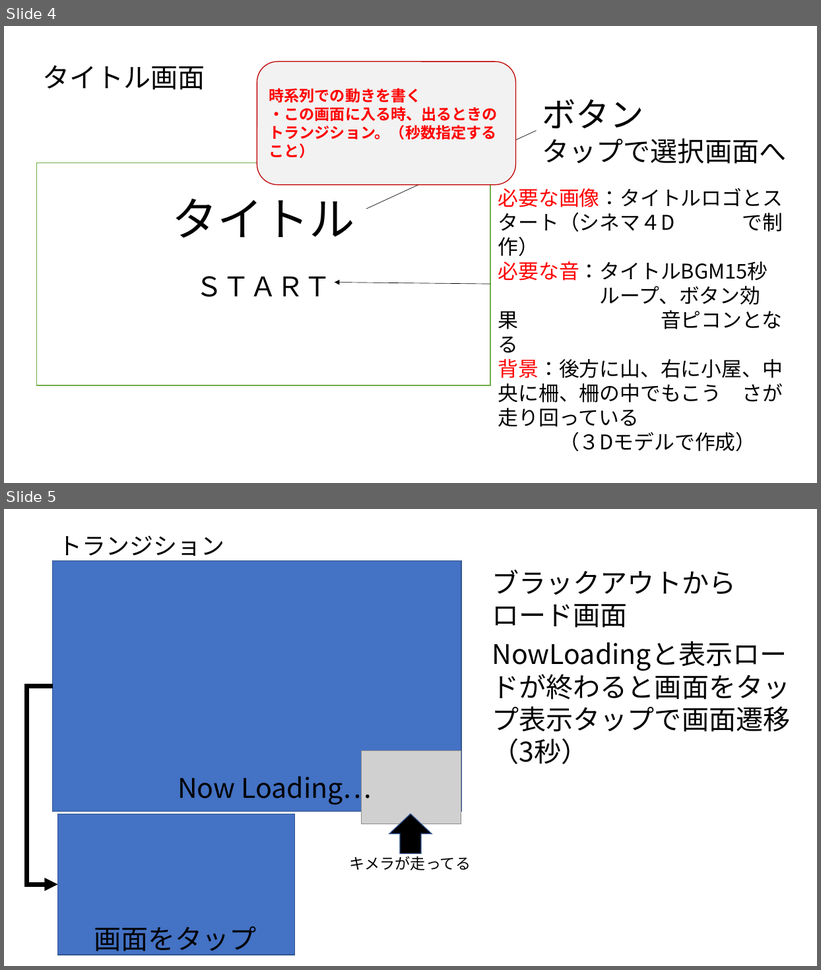
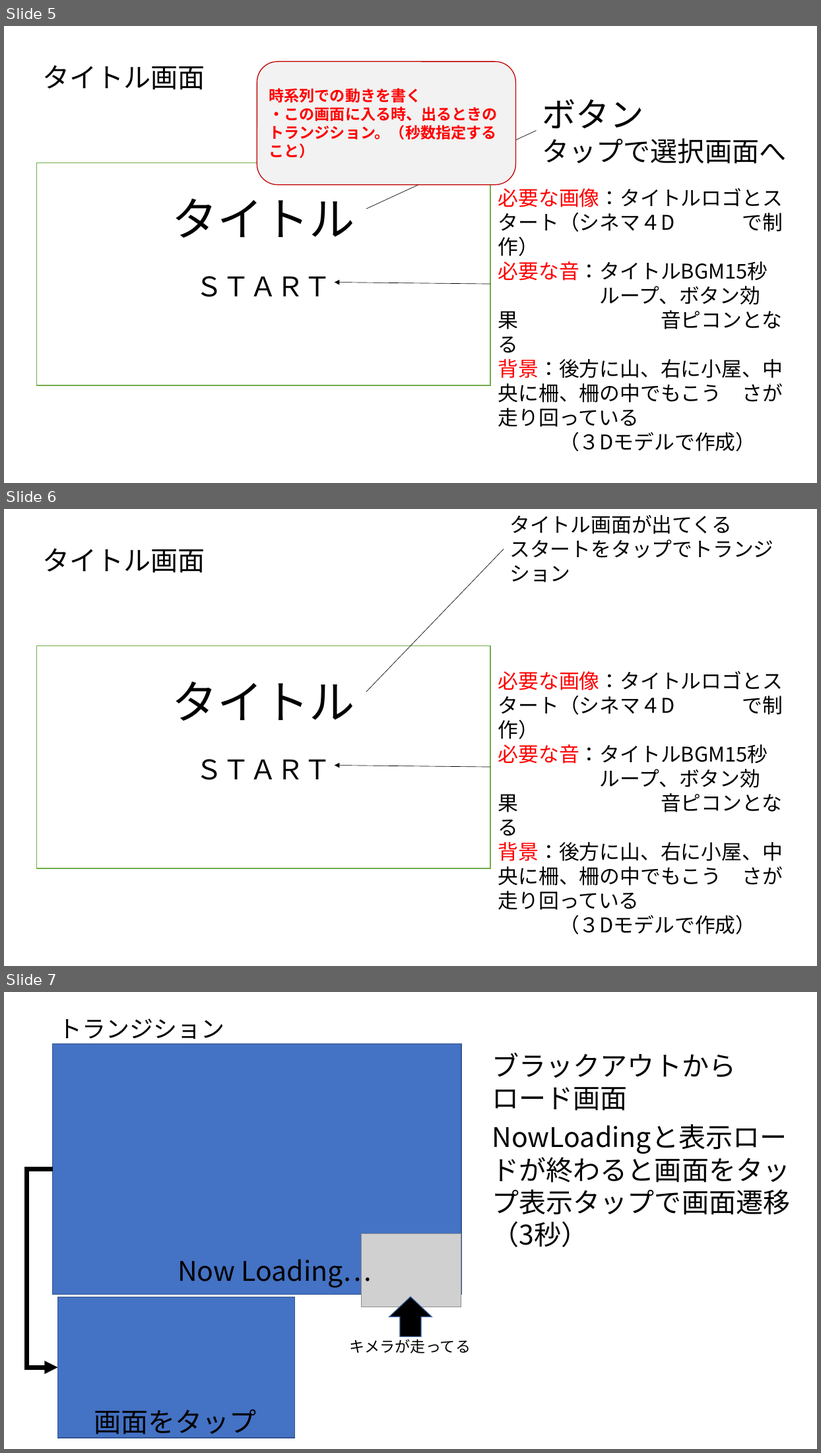
Before and after one commit to She-muC/See-of-Chimera-Predat-Ranch, a slide deck: Docxs/確定仕様書1.pptx. Shown one above the other, each under a label of ours: slides 4 and 5 before the commit, slides 5, 6 and 7 after it. The pictures are 821x970 and 821x1453 pixels, drawn with LibreOffice and Linux fonts; fonts in the diff are those of the drawing; grey boxes stand for pictures. Boxes give left, top, right and bottom in pixels: in the first picture for what was removed or moved away, otherwise in the second. Text is boxed around its words. In the diff, an @@ line names an element or a change of style, - is before the commit and + after.

Commit message:
もこうさ角（アウラ）＿漆畑

```diff
--- a/Docxs/確定仕様書1.pptx
+++ b/Docxs/確定仕様書1.pptx
@@ slide 6 added at box(4, 509, 817, 966), background #FFFFFF @@
@@ text added at box(510, 515, 774, 582), 24 pt, text #000000 @@
+タイトル画面が出てくる
+スタートをタップでトランジション
@@ text added at box(42, 548, 205, 573), 32 pt, text #000000 @@
+タイトル画面
@@ line added from (504, 549) to (366, 692), #000000 0.5 pt @@
@@ rectangle added at box(36, 646, 490, 868), fill #FFFFFF, outline #70AD47 1 pt @@
@@ text added at box(172, 681, 355, 721), 54 pt, text #000000 @@
+タイトル
@@ text added at box(498, 671, 783, 910), 24 pt, text #000000 @@
+必要な画像：タイトルロゴとス タート（シネマ４D で制作）
+必要な音：タイトルBGM15秒
+ループ、ボタン効果 音ピコンとなる
+背景：後方に山、右に小屋、中 央に柵、柵の中でもこう さが走り回っている
+（３Dモデルで作成）
@@ text added at box(195, 759, 331, 780), 32 pt, text #000000 @@
+ＳＴＡＲＴ
@@ arrow added from (491, 767) to (335, 766), #000000 0.5 pt @@
@@ what was slide 4 is now slide 5 @@
@@ what was slide 5 is now slide 7 @@
```
Also in this commit, not shown: 1 slide changed, 1 other slide added, 8 other files.
